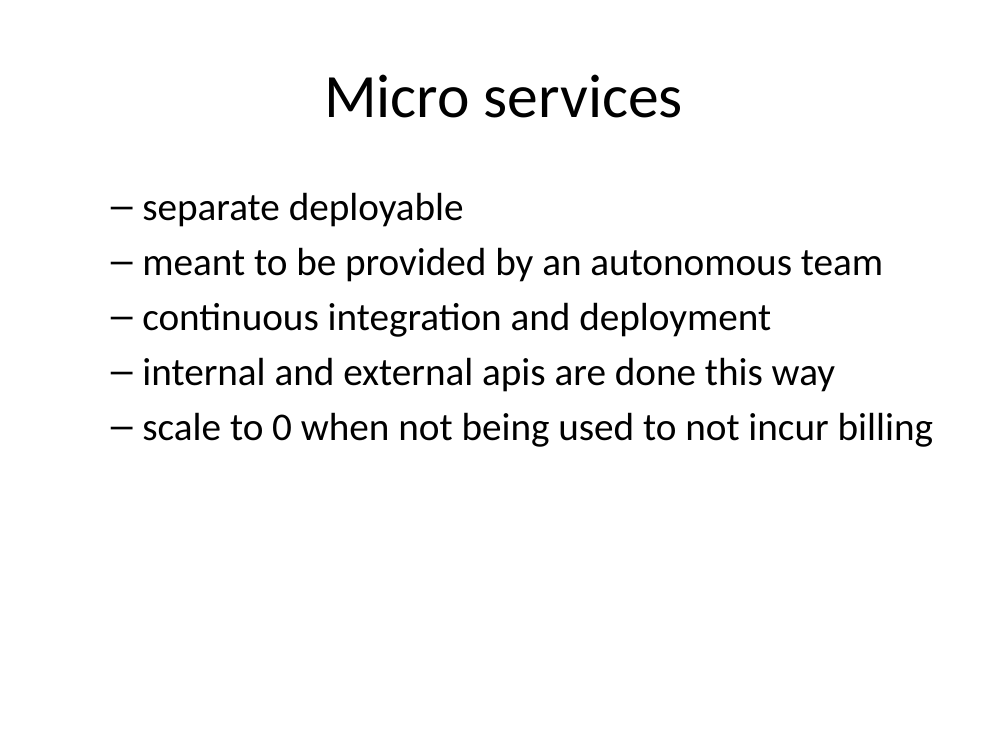
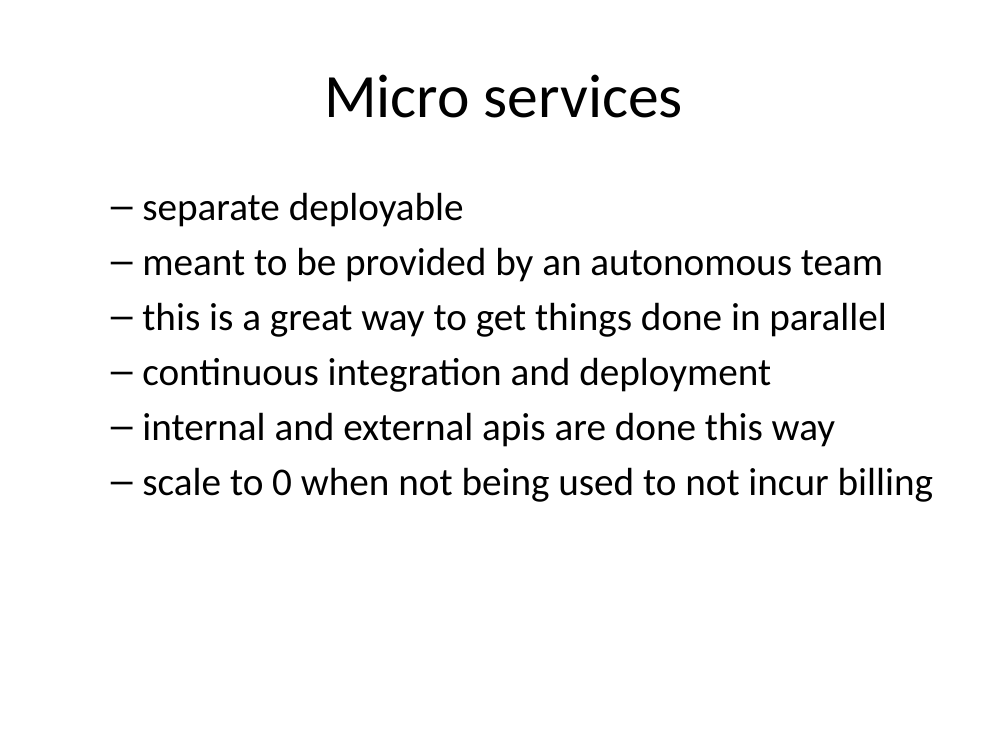
Before and after one commit to rhildred/INFO8985, a slide deck: slide 5 of microservice_instrumenting/slides.pptx. Drawn at 1008x756 pixels with LibreOffice and Linux fonts; fonts in the diff are those of the drawing. Boxes give left, top, right and bottom in pixels: in the first picture for what was removed or moved away, otherwise in the second. Text is boxed around its words. In the diff, an @@ line names an element or a change of style, - is before the commit and + after.

```diff
--- a/microservice_instrumenting/slides.pptx
+++ b/microservice_instrumenting/slides.pptx
@@ text at bbox=[142, 302, 886, 337]: paragraph added @@
+  – this is a great way to get things done in parallel
```
Also in this commit, not shown: 1 other slide changed, 13 other files.
